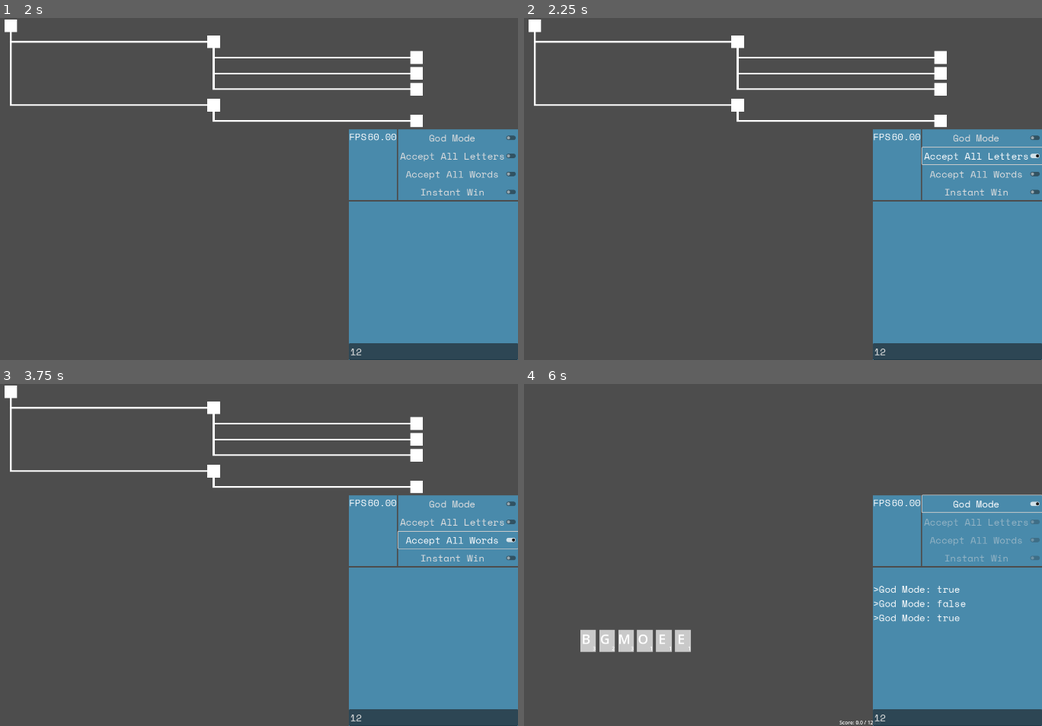
Above: before the commit, frames 1-4 (two rows, left to right).
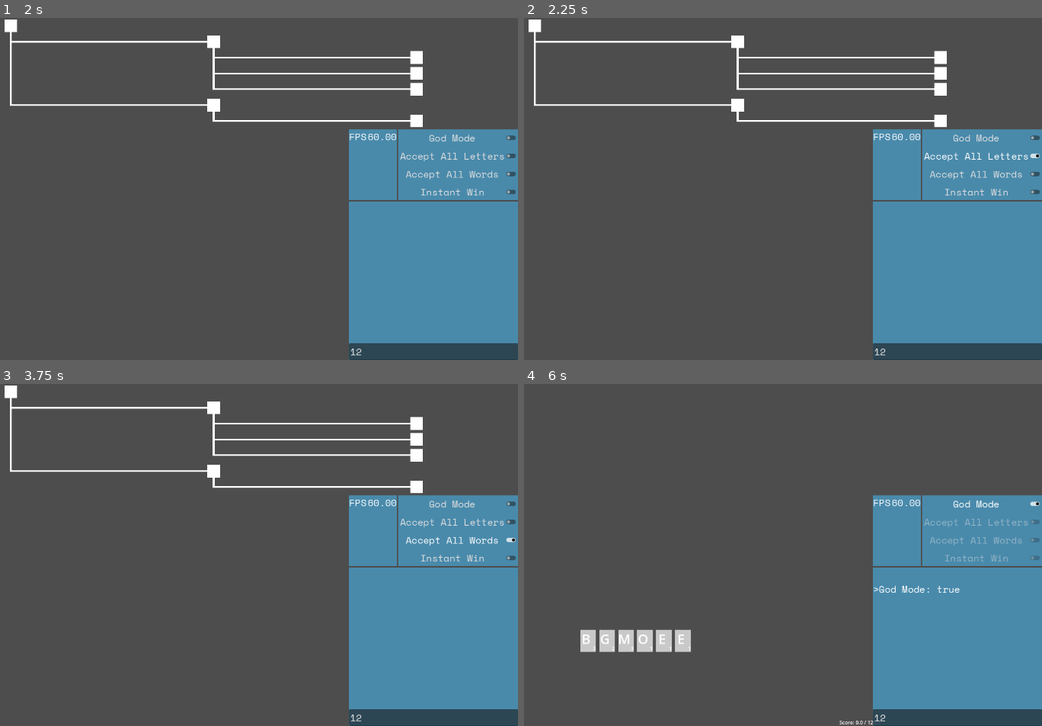
Above: after the commit, the same moments.

Repository: LucasMc17/CRYPTr
Game: Godot game, scene res://root.tscn
Same seed, same stepped clock (60 frames per second), same inputs: the game is played once before the commit and once after it.
Inputs (mouse positions are in pixels of both pictures, inside the frame that each line leads up to):
- Up to frame 1 (2 s): click (435, 353) at 0.52 s; type "12" at 0.6 s; click "NEW RUN" at 1.25 s
- Up to frame 2 (2.25 s): click "Accept All Letters" at 2 s
- Up to frame 3 (3.75 s): click "Accept All Letters" at 2.75 s; click "Accept All Words" at 3.5 s
- Up to frame 4 (6 s): click "Accept All Words" at 4.25 s; click "God Mode" at 5 s; tap Enter (enter) at 5.75, 5.85 s; move the mouse to (534, 390) at 5.77 s; hold Up (up, bound only after the commit) from 5.78 s (still down); click (534, 390) at 5.92 s

Frame 1 is identical in both runs. In frame 2, 0.1% of the frame differs, in the area x 76-100%, y 37-43%; in frame 3, 0.1%; in frame 4, 0.4%, in the area x 67-100%, y 32-70%.

Commit message:
inserted debug ui on start up

Diff:
--- a/globals/debug_node.gd
+++ b/globals/debug_node.gd
@@ -1,4 +1,6 @@
 extends Node
+
+var DEBUG_UI = preload('res://scenes/debug_ui/debug_ui.tscn')
 
 func check_overrides(value):
 	if GOD_MODE:
@@ -27,3 +29,10 @@
 @export var FORCE_STACK : StarterStack
 
 var DEBUG_CONSOLE : DebugConsole
+
+func _ready():
+	var root = get_tree().current_scene
+	print('hello world', root)
+	# if root is Control:
+	print('creating debug_ui')
+	root.add_child(DEBUG_UI.instantiate())
--- a/project.godot
+++ b/project.godot
@@ -38,3 +38,18 @@
 "events": [Object(InputEventKey,"resource_local_to_scene":false,"resource_name":"","device":-1,"window_id":0,"alt_press …(195 unchanged characters)…
 ]
 }
+escape={
+"deadzone": 0.2,
+"events": [Object(InputEventKey,"resource_local_to_scene":false,"resource_name":"","device":-1,"window_id":0,"alt_pressed":false,"shift_pressed":false,"ctrl_pressed":false,"meta_pressed":false,"pressed":false,"keycode":0,"physical_keycode":4194305,"key_label":0,"unicode":0,"location":0,"echo":false,"script":null)
+]
+}
+up={
+"deadzone": 0.2,
+"events": [Object(InputEventKey,"resource_local_to_scene":false,"resource_name":"","device":-1,"window_id":0,"alt_pressed":false,"shift_pressed":false,"ctrl_pressed":false,"meta_pressed":false,"pressed":false,"keycode":0,"physical_keycode":4194320,"key_label":0,"unicode":0,"location":0,"echo":false,"script":null)
+]
+}
+down={
+"deadzone": 0.2,
+"events": [Object(InputEventKey,"resource_local_to_scene":false,"resource_name":"","device":-1,"window_id":0,"alt_pressed":false,"shift_pressed":false,"ctrl_pressed":false,"meta_pressed":false,"pressed":false,"keycode":0,"physical_keycode":4194322,"key_label":0,"unicode":0,"location":0,"echo":false,"script":null)
+]
+}
--- a/root.tscn
+++ b/root.tscn
@@ -1,6 +1,5 @@
-[gd_scene load_steps=5 format=3 uid="uid://bldhcxsdirdwj"]
+[gd_scene load_steps=4 format=3 uid="uid://bldhcxsdirdwj"]
 
-[ext_resource type="PackedScene" uid="uid://d3dvjcwrjq0u0" path="res://scenes/debug_ui/debug_ui.tscn" id="1_28aoi"]
 [ext_resource type="Script" uid="uid://c88ftet70dpet" path="res://root.gd" id="1_vvh5c"]
 [ext_resource type="PackedScene" uid="uid://cw5c8nfyxr2s6" path="res://slices/start_screen/start_screen.tscn" id="2_vvh5c"]
 [ext_resource type="PackedScene" uid="uid://b3ennndecf56b" path="res://slices/run/run_screen.tscn" id="3_vvh5c"]
@@ -27,6 +26,3 @@
 })
 CURRENT_SCENE = &"StartScreen"
 metadata/_custom_type_script = "uid://dgjbmlg6wlice"
-
-[node name="DebugUi" parent="." instance=ExtResource("1_28aoi")]
-layout_mode = 1
--- a/scenes/debug_ui/debug_blocks/debug_console.gd
+++ b/scenes/debug_ui/debug_blocks/debug_console.gd
@@ -12,7 +12,7 @@
 func get_from_history(pointer : int):
 	_history_pointer = pointer
 	CommandLine.text = command_history[pointer]
-	CommandLine.set_caret_column(1000)
+	CommandLine.call_deferred("set_caret_column", 1000)
 
 func clear():
 	History.text = ''
@@ -20,24 +20,28 @@
 func _ready():
 	DebugNode.DEBUG_CONSOLE = self
 
-func _gui_input(event):
+func _on_history_gui_input(event):
 	if event is InputEventMouseButton and event.button_index == MOUSE_BUTTON_LEFT and event.pressed:
-		CommandLine.grab_focus()
+		CommandLine.call_deferred("grab_focus")
 
-# func _input(_event):
-# 	if CommandLine.has_focus() and Input.is_action_just_pressed("up"):
-# 		if _history_pointer == 0:
-# 			return
-# 		if _history_pointer != null and _history_pointer > 0:
-# 			get_from_history(_history_pointer - 1)
-# 			return
-# 		elif !_history_pointer and command_history.size() > 0:
-# 			get_from_history(command_history.size() - 1)
-# 			return
-# 	elif CommandLine.has_focus() and Input.is_action_just_pressed("down"):
-# 		if _history_pointer != null and _history_pointer < command_history.size() - 1:
-# 			get_from_history(_history_pointer + 1)
-# 			return
+func _input(_event):
+	if CommandLine.has_focus():
+		if Input.is_action_just_pressed("up"):
+			if _history_pointer == 0:
+				return
+			if _history_pointer != null and _history_pointer > 0:
+				get_from_history(_history_pointer - 1)
+				return
+			elif !_history_pointer and command_history.size() > 0:
+				get_from_history(command_history.size() - 1)
+				return
+		elif Input.is_action_just_pressed("down"):
+			if _history_pointer != null and _history_pointer < command_history.size() - 1:
+				get_from_history(_history_pointer + 1)
+				return
+		elif Input.is_action_just_pressed("escape"):
+			get_window().gui_release_focus()
+			get_viewport().set_input_as_handled()
 
 # SIGNAL LISTENERS
 func _on_command_line_text_submitted(new_text):
--- a/scenes/debug_ui/debug_blocks/debug_console.tscn
+++ b/scenes/debug_ui/debug_blocks/debug_console.tscn
@@ -10,6 +10,8 @@
 anchor_bottom = 1.0
 grow_horizontal = 2
 grow_vertical = 2
+focus_mode = 1
+focus_behavior_recursive = 2
 theme = ExtResource("1_ql2lk")
 script = ExtResource("2_rf8l3")
 
@@ -25,3 +27,7 @@
 [node name="CommandLine" type="LineEdit" parent="VBoxContainer"]
 unique_name_in_owner = true
 layout_mode = 2
+keep_editing_on_text_submit = true
+
+[connection signal="gui_input" from="VBoxContainer/History" to="." method="_on_history_gui_input"]
+[connection signal="text_submitted" from="VBoxContainer/CommandLine" to="." method="_on_command_line_text_submitted"]
--- a/scenes/debug_ui/debug_ui.tscn
+++ b/scenes/debug_ui/debug_ui.tscn
@@ -11,6 +11,7 @@
 anchor_bottom = 1.0
 grow_horizontal = 0
 grow_vertical = 2
+focus_behavior_recursive = 1
 mouse_filter = 2
 alignment = 2
 
--- a/slices/run/states/encounter/encounter.gd
+++ b/slices/run/states/encounter/encounter.gd
@@ -20,11 +20,13 @@
 
 func _ready():
 	if "--debug-encounter" in OS.get_cmdline_args():
-		DebugNode.print('ENCOUNTER accessed directly, initializing CLASSIC stack')
+		DebugNode.print('ENCOUNTER accessed directly')
 		if DebugNode.FORCE_STACK:
 			Player.initialize_stack(DebugNode.FORCE_STACK)
+			DebugNode.print('Initializing FORCED stack from Debug Node')
 		else:
 			var CLASSIC_STACK = load("res://resources/starter_decks/the_classic.tres")
+			DebugNode.print('Initializing CLASSIC stack')
 			Player.initialize_stack(CLASSIC_STACK)
 	DECK.init_and_shuffle()
 	HAND.add_to_hand(DECK.draw())
@@ -39,7 +41,11 @@
 	SCORE_PREVIEW.update_score(SCORING.CURRENT_SCORE, SCORING.TARGET_SCORE)
 
 func _unhandled_input(event):
+	if Input.is_action_just_pressed("escape"):
+		DebugNode.print('PAUSED')
+
 	if Input.is_action_just_pressed("enter"):
+		DebugNode.print('ENTERED')
 		enter_word()
 
 	if Input.is_action_just_pressed("backspace"):
--- a/slices/run/states/map/map.tscn
+++ b/slices/run/states/map/map.tscn
@@ -1,137 +1,7 @@
-[gd_scene load_steps=26 format=3 uid="uid://d3pg22dsctbb0"]
+[gd_scene load_steps=3 format=3 uid="uid://d3pg22dsctbb0"]
 
 [ext_resource type="Script" uid="uid://di8k3ed6nq64j" path="res://ui_states/switchable.gd" id="1_42v20"]
 [ext_resource type="PackedScene" uid="uid://xlr84cr7mapo" path="res://slices/run/states/map/scenes/map_instance.tscn" id="2_r5hic"]
-[ext_resource type="Script" uid="uid://c1cegw7atujov" path="res://resources/encounters/encounter.gd" id="3_pbblo"]
-
-[sub_resource type="Resource" id="Resource_3c7rg"]
-script = ExtResource("3_pbblo")
-type = "MATCH"
-security_level = 4
-
-[sub_resource type="Resource" id="Resource_sqrm5"]
-script = ExtResource("3_pbblo")
-type = "MATCH"
-security_level = 4
-
-[sub_resource type="Resource" id="Resource_ps186"]
-script = ExtResource("3_pbblo")
-type = "MATCH"
-security_level = 4
-
-[sub_resource type="Resource" id="Resource_owdst"]
-script = ExtResource("3_pbblo")
-type = "MATCH"
-security_level = 3
-DISTANCE_FROM_END = 1
-branches = Array[ExtResource("3_pbblo")]([SubResource("Resource_3c7rg"), SubResource("Resource_sqrm5"), SubResource("Resource_ps186")])
-
-[sub_resource type="Resource" id="Resource_oulnt"]
-script = ExtResource("3_pbblo")
-type = "MATCH"
-security_level = 4
-
-[sub_resource type="Resource" id="Resource_huhkd"]
-script = ExtResource("3_pbblo")
-type = "MATCH"
-security_level = 4
-
-[sub_resource type="Resource" id="Resource_aib5h"]
-script = ExtResource("3_pbblo")
-type = "MATCH"
-security_level = 4
-
-[sub_resource type="Resource" id="Resource_1fxhj"]
-script = ExtResource("3_pbblo")
-type = "MATCH"
-security_level = 3
-DISTANCE_FROM_END = 1
-branches = Array[ExtResource("3_pbblo")]([SubResource("Resource_oulnt"), SubResource("Resource_huhkd"), SubResource("Resource_aib5h")])
-
-[sub_resource type="Resource" id="Resource_v5vu4"]
-script = ExtResource("3_pbblo")
-type = "MATCH"
-security_level = 4
-
-[sub_resource type="Resource" id="Resource_esudf"]
-script = ExtResource("3_pbblo")
-type = "MATCH"
-security_level = 3
-DISTANCE_FROM_END = 1
-branches = Array[ExtResource("3_pbblo")]([SubResource("Resource_v5vu4")])
-
-[sub_resource type="Resource" id="Resource_o8dlt"]
-script = ExtResource("3_pbblo")
-type = "MATCH"
-security_level = 2
-DISTANCE_FROM_END = 2
-branches = Array[ExtResource("3_pbblo")]([SubResource("Resource_owdst"), SubResource("Resource_1fxhj"), SubResource("Resource_esudf")])
-
-[sub_resource type="Resource" id="Resource_dlg0a"]
-script = ExtResource("3_pbblo")
-type = "MATCH"
-security_level = 4
-
-[sub_resource type="Resource" id="Resource_wyife"]
-script = ExtResource("3_pbblo")
-type = "MATCH"
-security_level = 4
-
-[sub_resource type="Resource" id="Resource_rxk8x"]
-script = ExtResource("3_pbblo")
-type = "MATCH"
-security_level = 4
-
-[sub_resource type="Resource" id="Resource_xpv4k"]
-script = ExtResource("3_pbblo")
-type = "MATCH"
-security_level = 3
-DISTANCE_FROM_END = 1
-branches = Array[ExtResource("3_pbblo")]([SubResource("Resource_dlg0a"), SubResource("Resource_wyife"), SubResource("Resource_rxk8x")])
-
-[sub_resource type="Resource" id="Resource_r53t8"]
-script = ExtResource("3_pbblo")
-type = "MATCH"
-security_level = 4
-
-[sub_resource type="Resource" id="Resource_rj8i6"]
-script = ExtResource("3_pbblo")
-type = "MATCH"
-security_level = 3
-DISTANCE_FROM_END = 1
-branches = Array[ExtResource("3_pbblo")]([SubResource("Resource_r53t8")])
-
-[sub_resource type="Resource" id="Resource_mdhlv"]
-script = ExtResource("3_pbblo")
-type = "MATCH"
-security_level = 4
-
-[sub_resource type="Resource" id="Resource_3iu5c"]
-script = ExtResource("3_pbblo")
-type = "MATCH"
-security_level = 3
-DISTANCE_FROM_END = 1
-branches = Array[ExtResource("3_pbblo")]([SubResource("Resource_mdhlv")])
-
-[sub_resource type="Resource" id="Resource_6pm2p"]
-script = ExtResource("3_pbblo")
-type = "MATCH"
-security_level = 2
-DISTANCE_FROM_END = 2
-branches = Array[ExtResource("3_pbblo")]([SubResource("Resource_xpv4k"), SubResource("Resource_rj8i6"), SubResource("Resource_3iu5c")])
-
-[sub_resource type="Resource" id="Resource_stfxu"]
-script = ExtResource("3_pbblo")
-type = "MATCH"
-security_level = 1
-DISTANCE_FROM_END = 3
-branches = Array[ExtResource("3_pbblo")]([SubResource("Resource_o8dlt"), SubResource("Resource_6pm2p")])
-
-[sub_resource type="Resource" id="Resource_aitt4"]
-script = ExtResource("3_pbblo")
-type = "MATCH"
-DISTANCE_FROM_END = 4
-branches = Array[ExtResource("3_pbblo")]([SubResource("Resource_stfxu")])
 
 [node name="Map" type="Control"]
 layout_mode = 3
@@ -147,5 +17,3 @@
 layout_mode = 1
 offset_left = 0.0
 offset_right = 0.0
-ENCOUNTER_MAP = SubResource("Resource_aitt4")
-CURRENT_ENCOUNTER = SubResource("Resource_aitt4")
